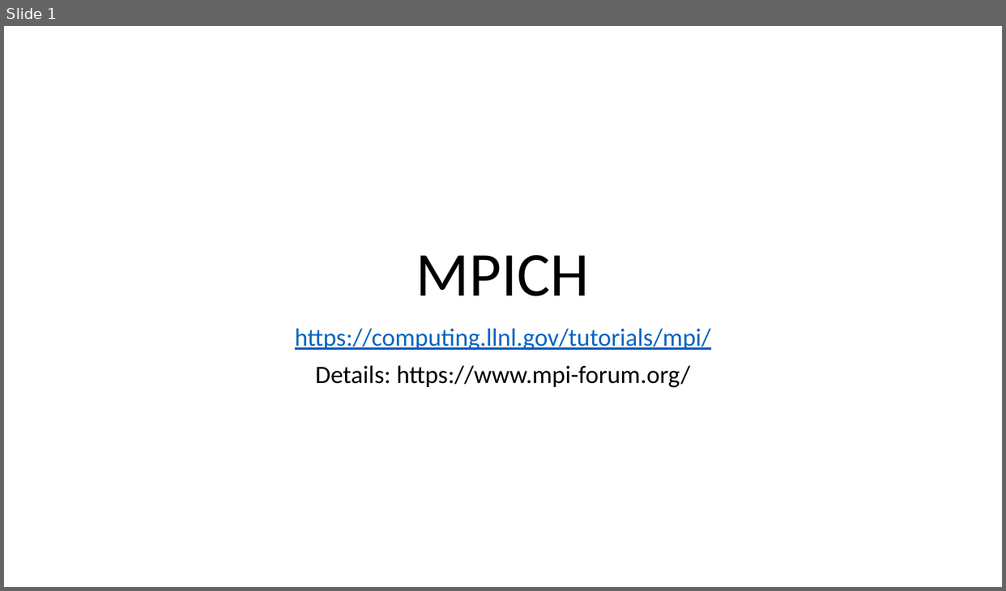
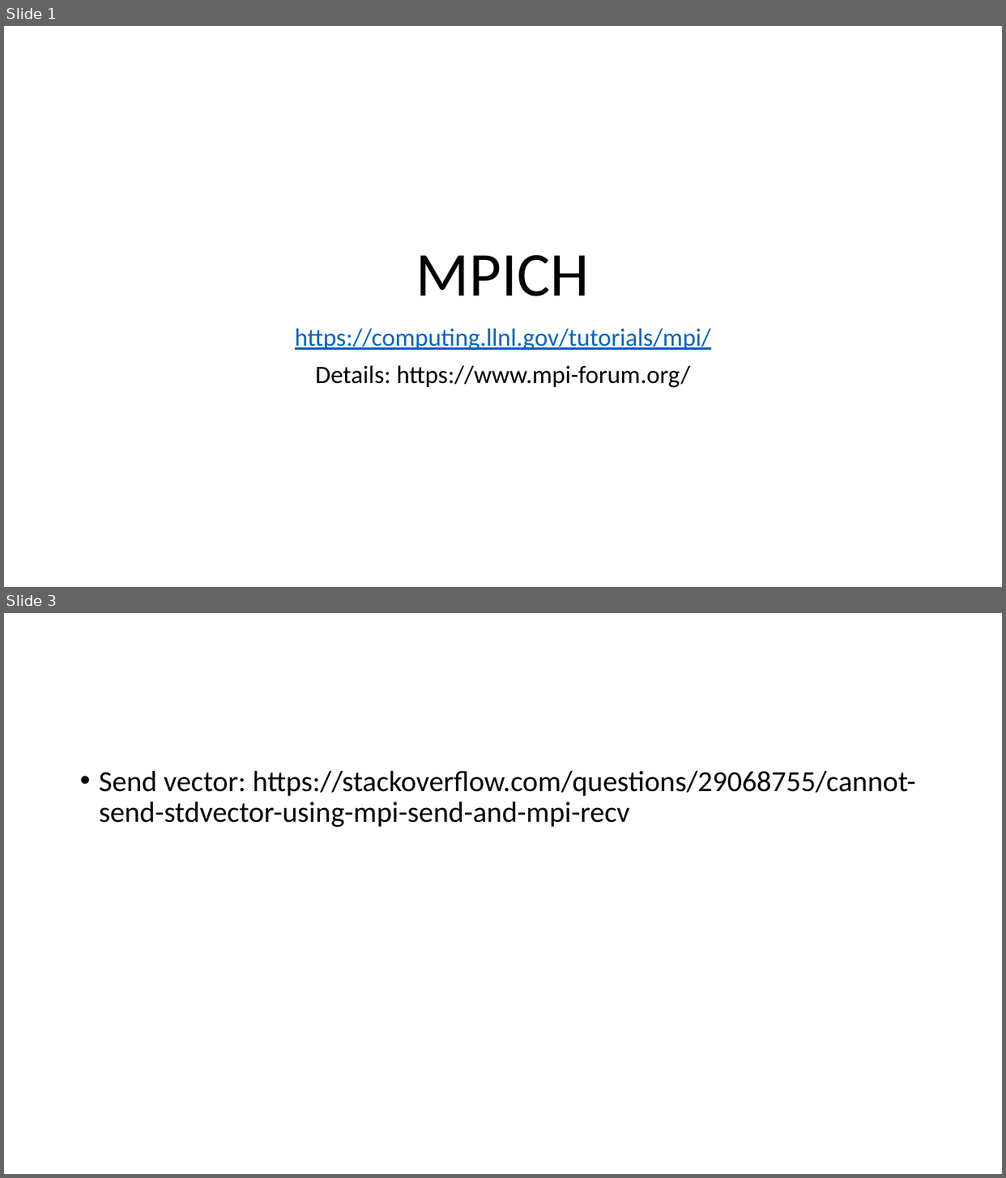
Before and after one commit to UML-Ionosphere-Plasmasphere-Modeling/Coupling-Model, a slide deck: Computational books& papers/MPI.pptx. Shown one above the other, each under a label of ours: slide 1 before the commit, slides 1 and 3 after it; the slides between them are not shown. The pictures are 1006x591 and 1006x1178 pixels, drawn with LibreOffice and Linux fonts; fonts in the diff are those of the drawing. Boxes give left, top, right and bottom in pixels: in the first picture for what was removed or moved away, otherwise in the second. Text is boxed around its words. In the diff, an @@ line names an element or a change of style, - is before the commit and + after.

```diff
--- a/Computational books& papers/MPI.pptx
+++ b/Computational books& papers/MPI.pptx
@@ slide 3 added at (x1=4, y1=613, x2=1002, y2=1174), background #FFFFFF @@
@@ text added at (x1=99, y1=771, x2=916, y2=827), 28 pt, text #000000 @@
+• Send vector: https://stackoverflow.com/questions/29068755/cannot-send-stdvector-using-mpi-send-and-mpi-recv
```
Also in this commit, not shown: 1 other slide added.
